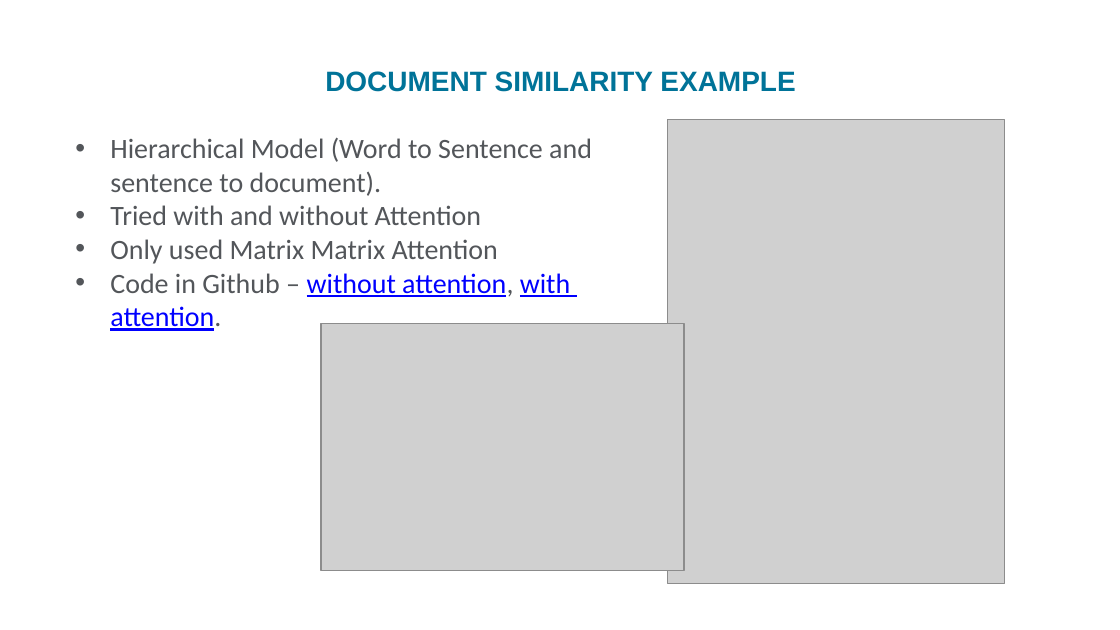
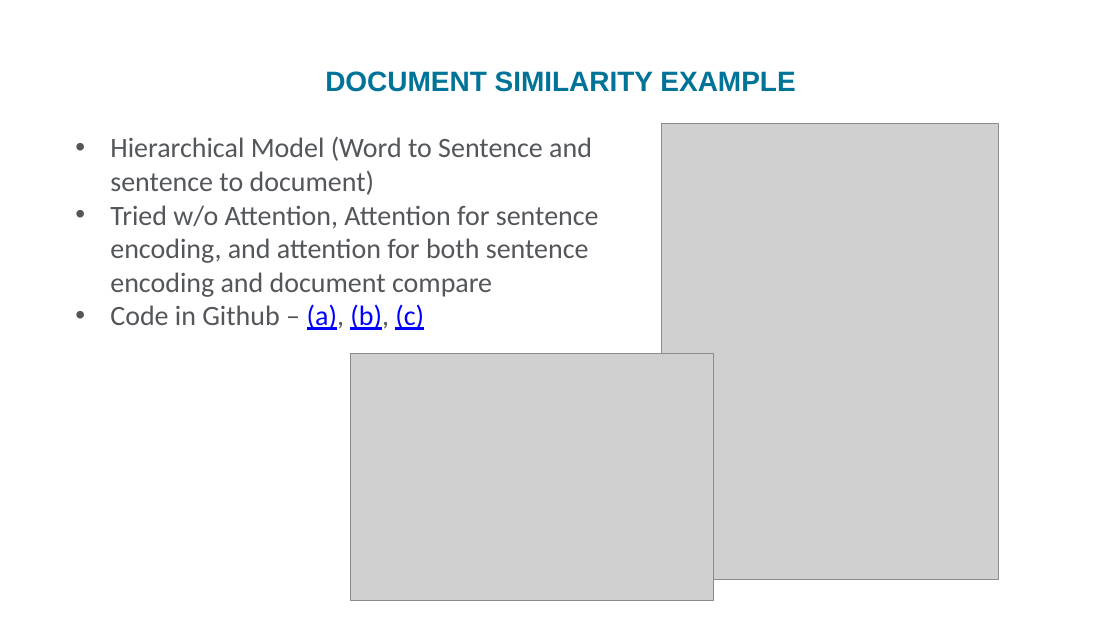
Before and after one commit to sujitpal/eeap-examples, a slide deck: slide 19 of docs/presentation_slides.pptx. Drawn at 1120x630 pixels with LibreOffice and Linux fonts; fonts in the diff are those of the drawing; grey boxes stand for pictures; background and template pictures are left out. Boxes give left, top, right and bottom in pixels: in the first picture for what was removed or moved away, otherwise in the second. Text is boxed around its words. In the diff, an @@ line names an element or a change of style, - is before the commit and + after.

```diff
--- a/docs/presentation_slides.pptx
+++ b/docs/presentation_slides.pptx
@@ text at bbox=[110, 136, 599, 330]: text changed @@
-• Hierarchical Model (Word to Sentence and sentence to document).
-• Tried with and without Attention
-• Only used Matrix Matrix Attention
-• Code in Github – without attention, with
-  attention.
+• Hierarchical Model (Word to Sentence and sentence to document)
+• Tried w/o Attention, Attention for sentence encoding, and attention for both sentence encoding and document compare
+• Code in Github – (a), (b), (c)
@@ picture: place and size @@
-picture at bbox=[668, 120, 1005, 584]
+picture at bbox=[662, 124, 999, 580]
@@ picture: place and size @@
-picture at bbox=[321, 324, 684, 570]
+picture at bbox=[351, 354, 713, 600]
```
Also in this commit, not shown: 4 other slides changed, 6 other files.
